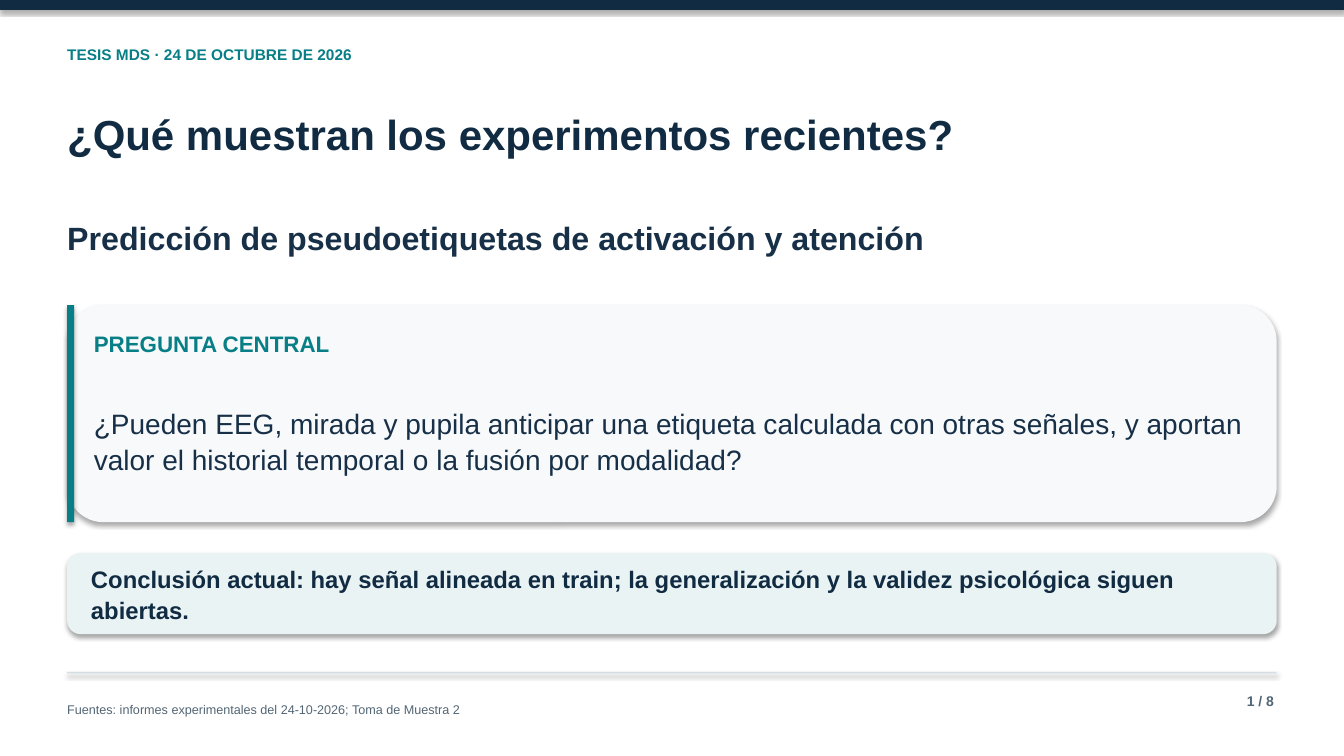
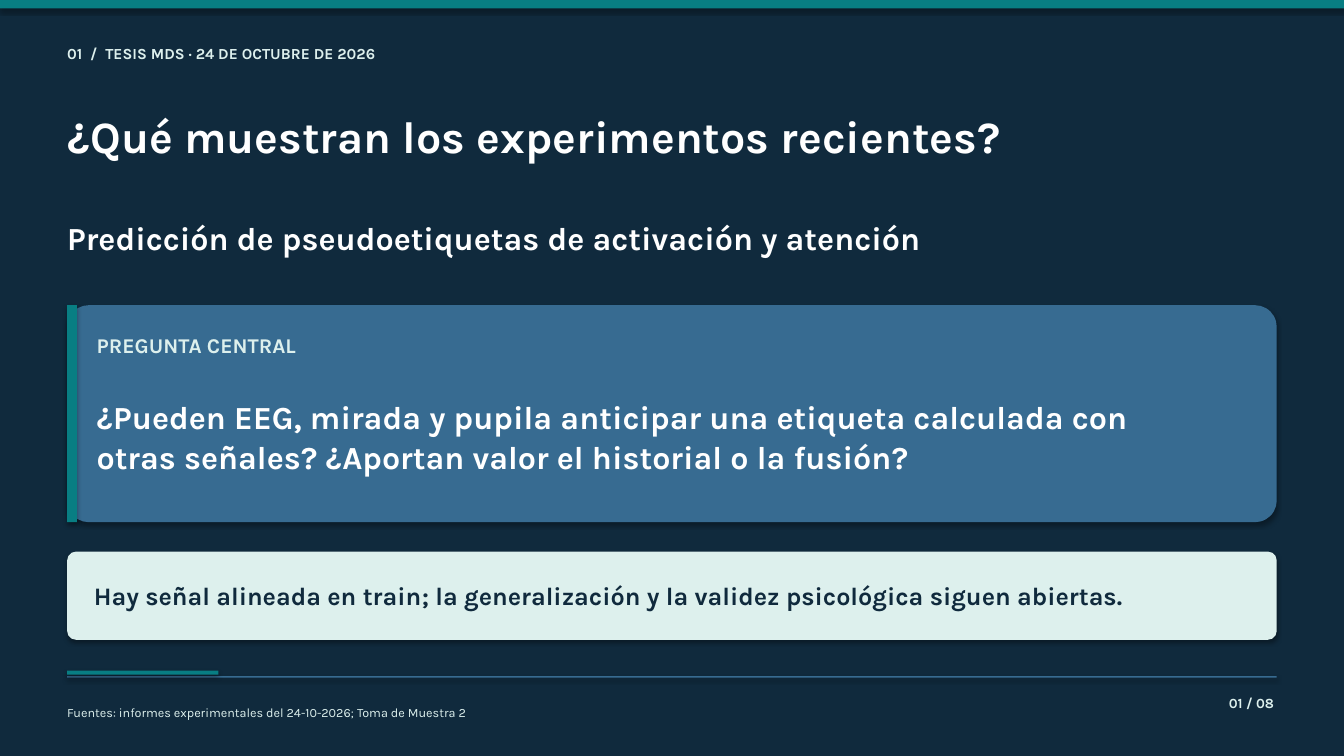
Before and after one commit to marioromero00/Tesis_MDS, a slide deck: slide 1 of presentaciones/Avances-Experimentales-Simplificados-24-10-2026.pptx. Drawn at 1344x756 pixels with LibreOffice and Linux fonts; fonts in the diff are those of the drawing. Boxes give left, top, right and bottom in pixels: in the first picture for what was removed or moved away, otherwise in the second. Text is boxed around its words. In the diff, an @@ line names an element or a change of style, - is before the commit and + after.

```diff
--- a/presentaciones/Avances-Experimentales-Simplificados-24-10-2026.pptx
+++ b/presentaciones/Avances-Experimentales-Simplificados-24-10-2026.pptx
@@ background #FFFFFF to #102A3D @@
@@ rectangle at (0, 0, 1344, 8): fill #102B42 to #087E83 @@
@@ text at (67, 49, 375, 59): text changed; font Arial to Karla; text colour #087F86 to #DDF0ED @@
-TESIS MDS · 24 DE OCTUBRE DE 2026
+01 / TESIS MDS · 24 DE OCTUBRE DE 2026
@@ text "¿Qué muestran los experimentos recientes?" at (67, 118, 1001, 164): size 30 to 32 pt, font Arial to Karla, text colour #102B42 to #FFFFFF; line spacing 1.08 to 1.04 @@
@@ text "Predicción de pseudoetiquetas de activación ..." at (67, 224, 921, 258): font Arial to Karla, text colour #173047 to #FFFFFF; line spacing 1.08 to 1.04 @@
@@ rounded rectangle at (68, 306, 1277, 522): fill #F7F9FB to #376B91; proportions changed @@
@@ rectangle at (68, 306, 78, 522): fill #087F86 to #087E83 @@
@@ text "PREGUNTA CENTRAL" at (97, 339, 296, 354): size 16 to 15 pt, font Arial to Karla, text colour #087F86 to #DDF0ED; line spacing 1.08 to 1.04 @@
@@ text at (97, 406, 1127, 477): text changed; size 20 to 23 pt; font Arial to Karla; text colour #173047 to #FFFFFF; bold on @@
-¿Pueden EEG, mirada y pupila anticipar una etiqueta calculada con otras señales, y aportan valor el historial temporal o la fusión por modalidad?
+¿Pueden EEG, mirada y pupila anticipar una etiqueta calculada con otras señales? ¿Aportan valor el historial o la fusión?
@@ rounded rectangle: place and size @@
-rounded rectangle at (68, 554, 1277, 635)
+rounded rectangle at (68, 552, 1277, 640)
@@ rounded rectangle at (68, 552, 1277, 640): fill #EAF3F4 to #DDF0ED; proportions changed @@
@@ text at (94, 585, 1122, 612): text changed; size 17 to 18 pt; font Arial to Karla; text colour #102B42 to #102A3D @@
-Conclusión actual: hay señal alineada en train; la generalización y la validez psicológica siguen abiertas.
+Hay señal alineada en train; la generalización y la validez psicológica siguen abiertas.
@@ text "Fuentes: informes experimentales del 24-10-2026; ..." at (67, 708, 466, 720): font Arial to Karla, text colour #536675 to #DDF0ED; line spacing 1.08 to 1.04 @@
@@ rectangle: place and size @@
-rectangle at (68, 673, 1277, 674)
+rectangle at (68, 677, 1277, 678)
@@ rectangle at (68, 677, 1277, 678): fill #D4DFE5 to #376B91 @@
@@ rectangle added at (68, 670, 219, 675), fill #087E83 @@
@@ text added at (1229, 698, 1274, 708), 10 pt, text #DDF0ED, bold @@
+01 / 08
@@ text removed at (1247, 696, 1274, 706) @@
-1 / 8
```
Also in this commit, not shown: 7 other slides changed, 12 other files.
